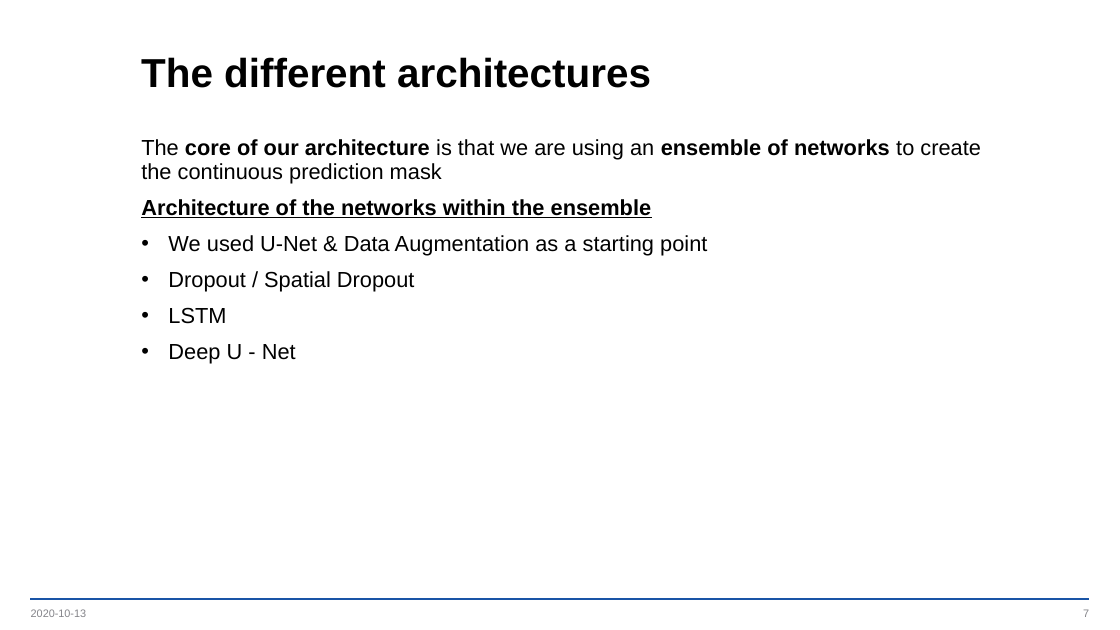
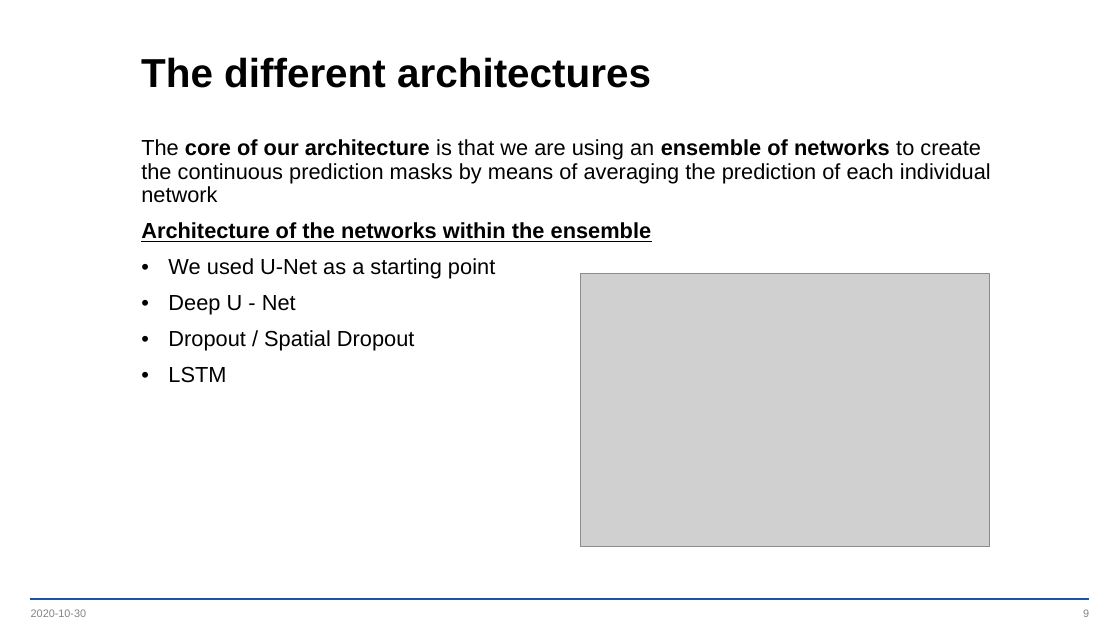
Before and after one commit to Dashtid/Deep-Learning, a slide deck: slide 9 of Project/Project Presentation.pptx (slide 7 before the commit). Drawn at 1120x630 pixels with LibreOffice and Linux fonts; fonts in the diff are those of the drawing; grey boxes stand for pictures; background and template pictures are left out. Boxes give left, top, right and bottom in pixels: in the first picture for what was removed or moved away, otherwise in the second. Text is boxed around its words. In the diff, an @@ line names an element or a change of style, - is before the commit and + after.

```diff
--- a/Project/Project Presentation.pptx
+++ b/Project/Project Presentation.pptx
@@ text at (141, 139, 991, 203): text changed @@
-The core of our architecture is that we are using an ensemble of networks to create the continuous prediction mask
+The core of our architecture is that we are using an ensemble of networks to create the continuous prediction masks by means of averaging the prediction of each individual network
@@ text at (168, 258, 495, 315): text changed @@
-• We used U-Net & Data Augmentation as a starting point
+• We used U-Net as a starting point
+• Deep U - Net
@@ picture added at (581, 273, 990, 545) @@
@@ text at (168, 344, 296, 364): paragraph removed @@
-• Deep U - Net
@@ text at (31, 609, 86, 617): text changed @@
-2020-10-13
+2020-10-30
@@ page number at (1083, 609, 1089, 617): text changed @@
-7
+9
```
Also in this commit, not shown: 8 other slides changed, 6 slides added, 8 other files.
